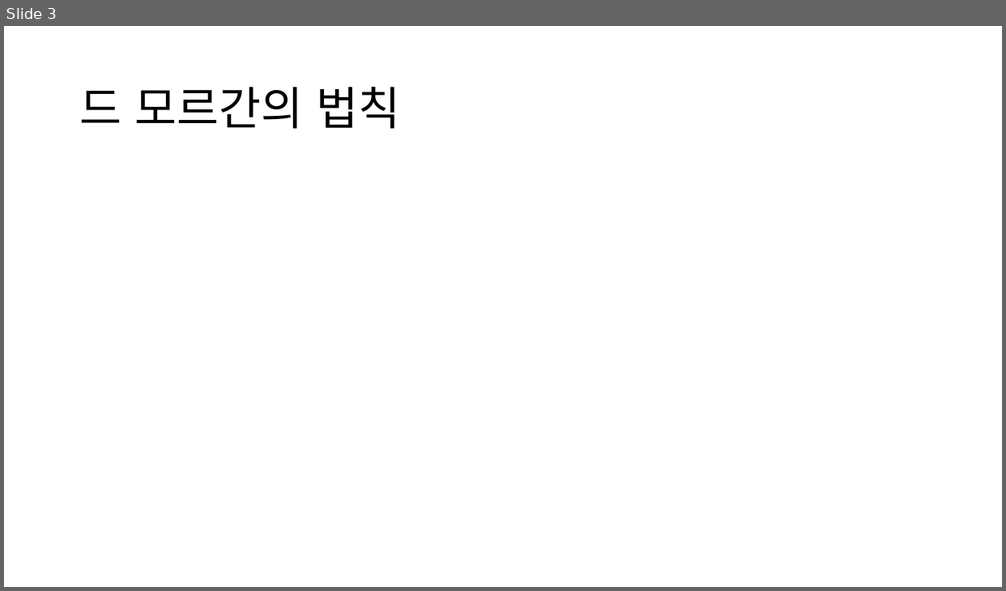
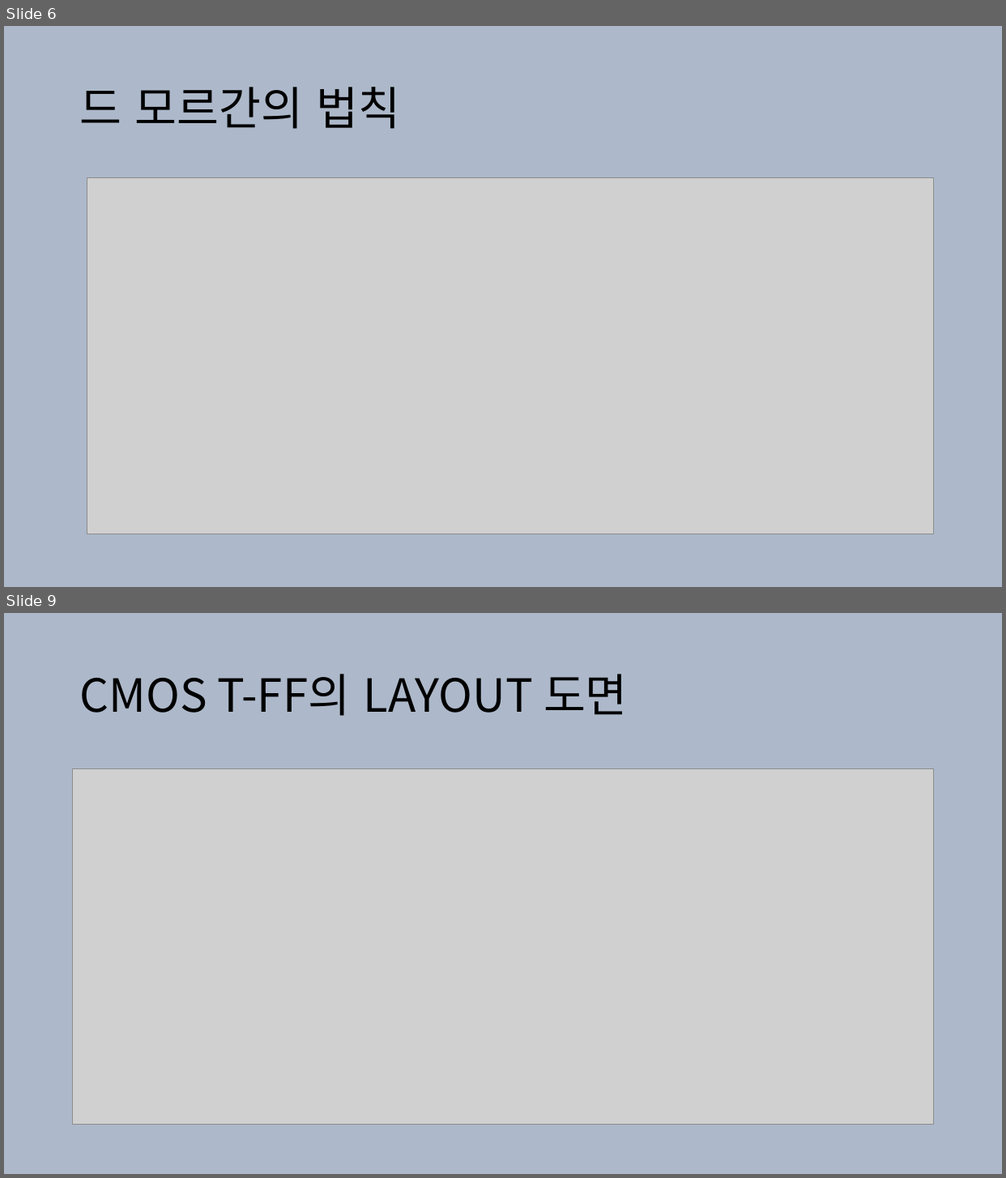
Before and after one commit to jwl1109/IOT, a slide deck: VLSI design 설계 실습/2025-05-28.pptx. Shown one above the other, each under a label of ours: slide 3 before the commit, slides 6 and 9 after it; the slides between them are not shown. The pictures are 1006x591 and 1006x1178 pixels, drawn with LibreOffice and Linux fonts; fonts in the diff are those of the drawing; grey boxes stand for pictures. Boxes give left, top, right and bottom in pixels: in the first picture for what was removed or moved away, otherwise in the second. Text is boxed around its words. In the diff, an @@ line names an element or a change of style, - is before the commit and + after.

```diff
--- a/VLSI design 설계 실습/2025-05-28.pptx
+++ b/VLSI design 설계 실습/2025-05-28.pptx
@@ slide 9 added at [4,613,1002,1174], background #ADB9CA @@
@@ title added at [80,674,628,716], 44 pt, text #000000 @@
+CMOS T-FF의 LAYOUT 도면
@@ picture added at [73,769,934,1125] @@
@@ what was slide 3 is now slide 6 @@
@@ slide 6 changed as well @@
@@ background #FFFFFF to #ADB9CA @@
@@ picture added at [87,178,934,535] @@
```
Also in this commit, not shown: 12 other slides changed, 8 other slides added, 8 slides removed, 4 other files.
